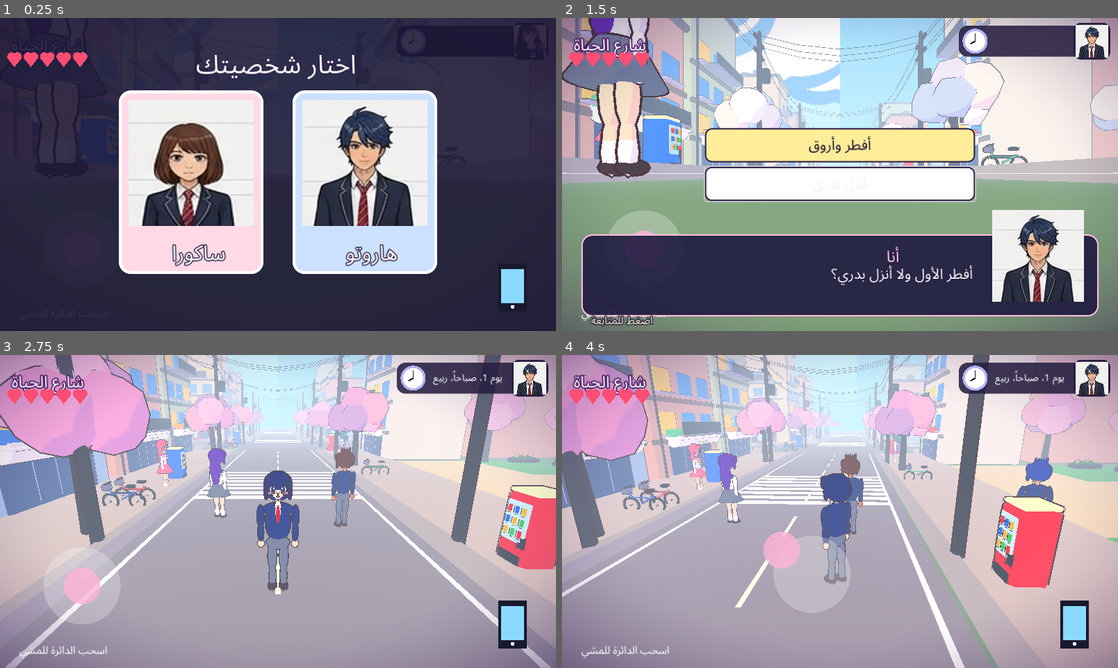
Above: before the commit, frames 1-4 (two rows, left to right).
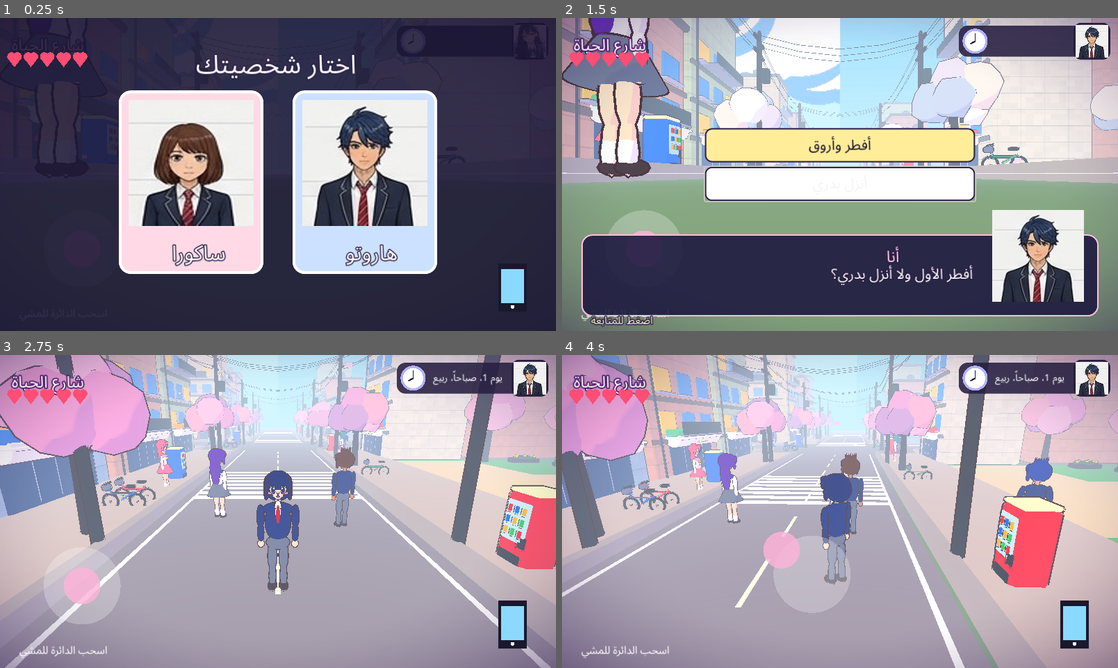
Above: after the commit, the same moments.

Repository: otakucoderstudio/anime-life-game
Game: Godot game, scene res://main.tscn
Same seed, same stepped clock (60 frames per second), same inputs: the game is played once before the commit and once after it.
Inputs (mouse positions are in pixels of both pictures, inside the frame that each line leads up to):
- Up to frame 1 (0.25 s): no input
- Up to frame 2 (1.5 s): tap Enter at 0.5 s; move the mouse to (962, 158) at 0.52 s; hold Right (ui_right) 0.53-1.25 s; click (962, 158) at 0.67 s; tap Space at 1.25 s; drag from (728, 190) to (812, 237) at 1.27 s
- Up to frame 3 (2.75 s): click "أفطر وأروق" at 2 s
- Up to frame 4 (4 s): move the mouse to (895, 442) at 2.77 s; hold Right (ui_right) 2.78-3.5 s; drag from (812, 574) to (673, 464) at 3.52 s

The runs differ from the first frame. In frame 2, 0.1% of the frame differs, in the area x 0-100%, y 4-47%; in frame 3, less than 0.1%; in frame 4, less than 0.1%.

Commit message:
Source for v3d-0.23: Wall texture detail

Diff:
--- a/godot-3d/prop.gdshader
+++ b/godot-3d/prop.gdshader
@@ -5,11 +5,17 @@
 global uniform float snow;
 uniform float bands = 3.0;
 varying float up;
-void vertex(){ up = normalize((MODEL_MATRIX*vec4(NORMAL,0.0)).xyz).y; }
+varying vec3 wp;
+void vertex(){ up = normalize((MODEL_MATRIX*vec4(NORMAL,0.0)).xyz).y; wp = (MODEL_MATRIX*vec4(VERTEX,1.0)).xyz; }
 uniform vec4 shade_color : source_color = vec4(0.52,0.42,0.74,1.0);
 void fragment(){
 	vec3 c = COLOR.rgb;
-	if(COLOR.a < 0.25) c *= tint;
+	if(COLOR.a < 0.25){ c *= tint;
+		float hl = smoothstep(0.0,0.06,abs(fract(wp.y/1.1)-0.5)*2.0-0.9)*0.0;
+		float line = step(0.94,fract(wp.y/1.1));
+		float cell = step(0.97,fract((wp.x+wp.z)/1.6));
+		float n = fract(sin(dot(floor(vec2((wp.x+wp.z)/0.55,wp.y/0.37)),vec2(12.9898,78.233)))*43758.5453);
+		c *= 1.0 - line*0.10 - cell*0.05 - n*0.045*(1.0-up*up); }
 	else if(COLOR.a < 0.75) c *= accent;
 	c = mix(c, vec3(0.95,0.97,1.0), snow*smoothstep(0.6,0.85,up)*0.9);
 	ALBEDO = c;
